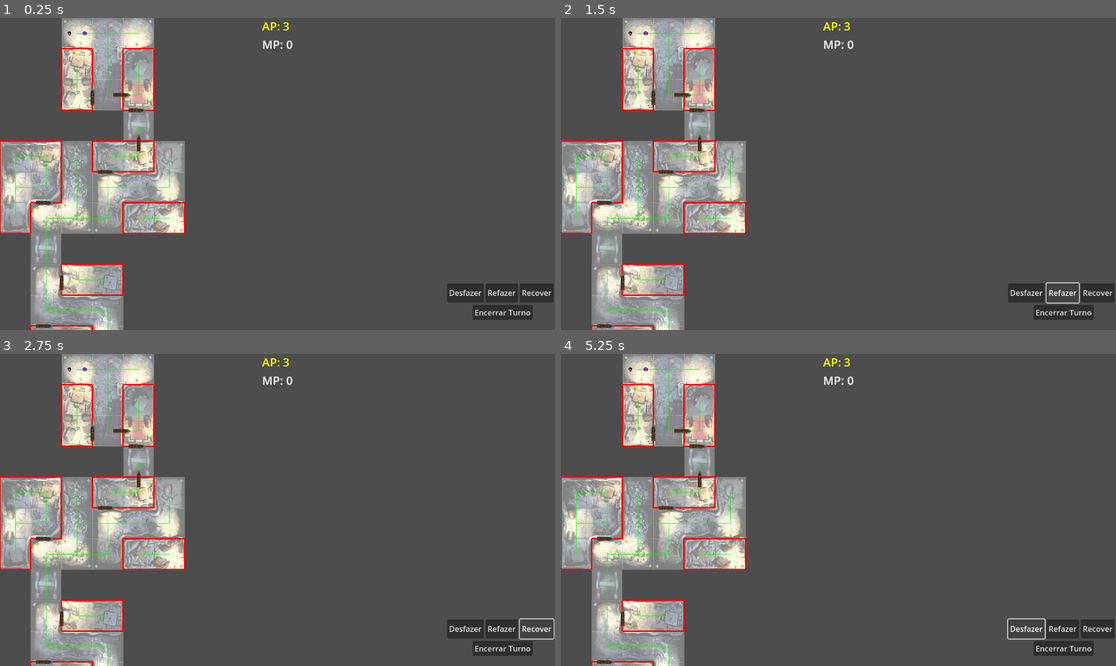
Above: before the commit, frames 1-4 (two rows, left to right).
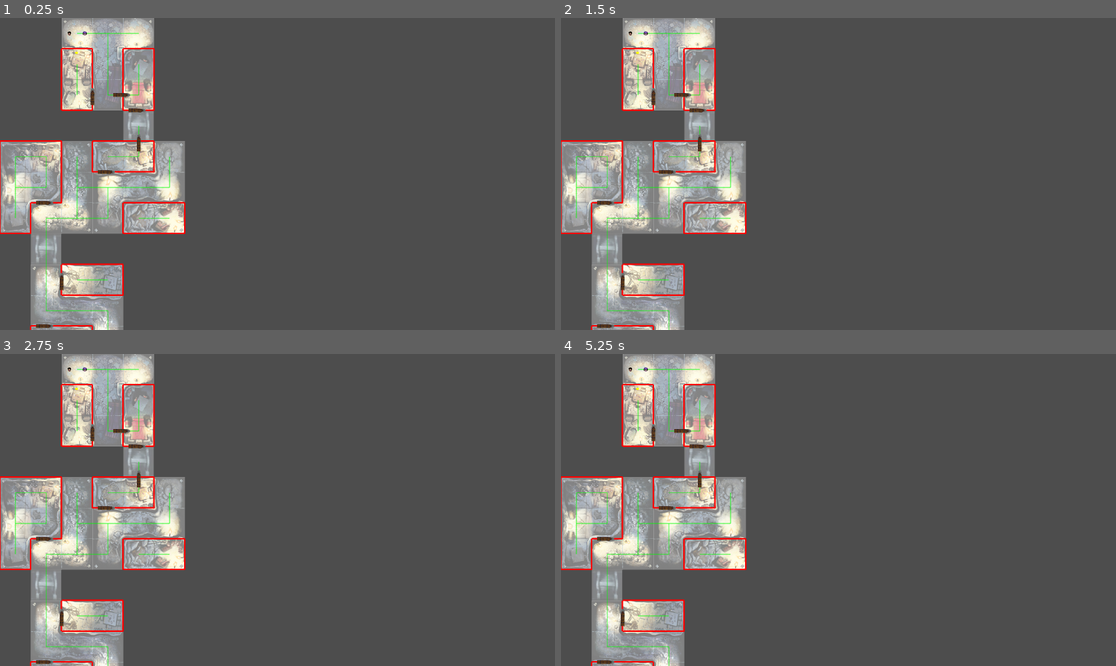
Above: after the commit, the same moments.

Repository: TiamatCod3/tile-grid-map-game---2025
Game: Godot game, scene res://Core/Grid/GameBoard.tscn
Two runs of this game, one before a commit and one after it. Both use one fixed random seed, a clock stepped at 60 frames per second and the inputs below. The engine's default icon, where the game draws it, is replaced by a stand-in: a white triangle on a blue panel in a dark square.
Inputs (mouse positions are in pixels of both pictures, inside the frame that each line leads up to):
- Up to frame 1 (0.25 s): no input
- Up to frame 2 (1.5 s): click (1027, 292) at 0.5 s, where only the run before the commit has a clickable "Desfazer"; click (1060, 292) at 1.25 s, where only the run before the commit has a clickable "Refazer"
- Up to frame 3 (2.75 s): click (538, 628) at 2 s, where only the run before the commit has a clickable "Recover"
- Up to frame 4 (5.25 s): click (1027, 628) at 2.75 s, where only the run before the commit has a clickable "Desfazer"; click (1060, 628) at 3.5 s, where only the run before the commit has a clickable "Refazer"; click (1099, 628) at 4.25 s, where only the run before the commit has a clickable "Recover"; click (1027, 628) at 5 s, where only the run before the commit has a clickable "Desfazer"

The runs differ from the first frame. In frame 1, 1.6% of the frame differs, in the area x 47-100%, y 1-97%; in frame 2, 1.4%; in frame 3, 1.4%; in frame 4, 1.4%.

Commit message:
Com camera

Diff:
--- a/Core/Grid/GameBoard.tscn
+++ b/Core/Grid/GameBoard.tscn
@@ -6,7 +6,6 @@
 [ext_resource type="Texture2D" uid="uid://b3vtbmny7x52c" path="res://Assets/darkbringer.png" id="3_w6xus"]
 [ext_resource type="Texture2D" uid="uid://c32dab0y5latf" path="res://Assets/lightbringer.png" id="4_q2ad6"]
 [ext_resource type="Texture2D" uid="uid://i6huor6qo1dk" path="res://Assets/lightdarkbringer.png" id="5_f0v52"]
-[ext_resource type="PackedScene" uid="uid://bdp5sbarxxkfq" path="res://UI/HUD/HUD.tscn" id="6_ih8t5"]
 [ext_resource type="Resource" uid="uid://bcv6lo6buru80" path="res://Core/Data/Mission/first.tres" id="7_52jao"]
 
 [sub_resource type="TileSetAtlasSource" id="TileSetAtlasSource_hc8ni"]
@@ -74,5 +73,3 @@
 script = ExtResource("1_wjhe5")
 current_mission = ExtResource("7_52jao")
 debug_mode = true
-
-[node name="Hud" parent="." instance=ExtResource("6_ih8t5")]
--- /dev/null
+++ b/UI/Controllers/camera_controller.gd
@@ -0,0 +1,104 @@
+class_name CameraController
+extends Camera2D
+
+# --- CONFIGURAÇÕES EXPORTADAS ---
+@export_group("Movimento")
+@export var move_speed: float = 600.0  # Velocidade ao usar WASD
+@export var allow_wasd: bool = true    # Se permite o jogador mover livremente
+
+@export_group("Zoom")
+@export var min_zoom: float = 0.5
+@export var max_zoom: float = 4.0
+@export var zoom_speed: float = 0.1    # Quanto muda por rolagem do mouse
+@export var zoom_smooth: float = 10.0  # Suavidade da transição de zoom
+
+# --- ESTADO INTERNO ---
+var target_zoom: Vector2 = Vector2.ONE * 3
+var follow_target: Node2D = null
+var is_following: bool = false
+
+func _ready() -> void:
+	make_current() # Garante que esta é a câmera ativa do jogo
+	target_zoom = zoom * 3 # Começa com o zoom que estiver na cena
+
+	# Habilita o smoothing nativo do Godot para movimento suave
+	position_smoothing_enabled = true
+	position_smoothing_speed = 5.0
+
+func _process(delta: float) -> void:
+	_handle_input(delta)
+	_apply_zoom(delta)
+	_follow_target_logic()
+
+func _unhandled_input(event: InputEvent) -> void:
+	# Zoom via Scroll do Mouse
+	if event.is_action_pressed("cam_zoom_in"):
+		_change_zoom(zoom_speed)
+	elif event.is_action_pressed("cam_zoom_out"):
+		_change_zoom(-zoom_speed)
+
+	# Barra de Espaço: Volta a focar no herói ativo
+	if event.is_action_pressed("cam_focus"):
+		focus_on_active_unit()
+
+# --- LÓGICA DE INPUT (WASD) ---
+func _handle_input(delta: float) -> void:
+	if not allow_wasd: return
+
+	# Pega o vetor de movimento (Ex: W+D = diagonal)
+	var direction = Input.get_vector("cam_move_left", "cam_move_right", "cam_move_up", "cam_move_down")
+
+	if direction != Vector2.ZERO:
+		# Se o jogador apertou tecla de mover, paramos de seguir o boneco
+		is_following = false
+		follow_target = null
+
+		# Movemos a câmera. Multiplicamos por (1.0 / zoom.x) para que a velocidade
+		# pareça constante independente se estamos perto ou longe do chão.
+		position += direction * move_speed * (1.0 / zoom.x) * delta
+
+# --- LÓGICA DE SEGUIR ALVO ---
+func _follow_target_logic():
+	if is_following and is_instance_valid(follow_target):
+		# Apenas atualizamos a posição para o alvo.
+		# O 'Position Smoothing' do Camera2D fará a suavização visual.
+		position = follow_target.position
+
+# --- LÓGICA DE ZOOM ---
+func _change_zoom(amount: float):
+	target_zoom += Vector2(amount, amount)
+	# Limita o zoom para não inverter ou ficar muito longe
+	target_zoom.x = clamp(target_zoom.x, min_zoom, max_zoom)
+	target_zoom.y = clamp(target_zoom.y, min_zoom, max_zoom)
+
+func _apply_zoom(delta: float):
+	# Interpolação suave (Lerp) para o zoom não "pular"
+	zoom = zoom.lerp(target_zoom, zoom_smooth * delta)
+
+# --- FUNÇÕES PÚBLICAS (CHAMADAS PELO MAIN) ---
+
+# 1. Configuração Inicial: Centraliza no Mapa e calcula Zoom ideal
+func setup_camera_on_grid(center_pos: Vector2, tile_size: int):
+	# Posiciona no centro do mapa
+	position = center_pos
+
+	# Calcula o Zoom para ver uma área de 3x3 tiles + margem (aprox 3.5 tiles)
+	# Isso garante que em qualquer resolução, o jogador veja a área relevante
+	var viewport_width = get_viewport_rect().size.x
+	var visible_width_pixels = tile_size * 4.5 # Ajuste este valor: maior = vê mais mapa
+
+	var calculated_zoom = viewport_width / visible_width_pixels
+
+	# Aplica imediatamente
+	target_zoom = Vector2(calculated_zoom, calculated_zoom)
+	zoom = target_zoom
+
+	print("🎥 Câmera: Ajustada para centro %s com zoom %.2f" % [center_pos, calculated_zoom])
+
+# 2. Foca no Herói Ativo (Chamado pelo 'Espaço' ou início de turno)
+func focus_on_active_unit():
+	var unit = TurnManager.active_unit
+	if unit:
+		follow_target = unit
+		is_following = true
+		print("🎥 Câmera: Seguindo %s" % unit.name)
--- /dev/null
+++ b/UI/Controllers/camera_controller.tscn
@@ -0,0 +1,6 @@
+[gd_scene load_steps=2 format=3 uid="uid://bxwk8d7bhi88d"]
+
+[ext_resource type="Script" uid="uid://b76as22dwt6q8" path="res://UI/Controllers/camera_controller.gd" id="1_c4m62"]
+
+[node name="CameraController" type="Camera2D"]
+script = ExtResource("1_c4m62")
--- /dev/null
+++ b/main.gd
@@ -0,0 +1,27 @@
+extends Node2D
+@onready var game_board: GameBoard = $GameBoard
+@onready var camera: CameraController = $CameraController
+@onready var hud: CanvasLayer = $HUD # (Opcional, se já tiver criado)
+
+func _ready() -> void:
+	pass
+
+
+func _setup_camera_view() -> void:
+	if not camera: return
+
+	# Pega o tamanho do mapa diretamente do GameBoard
+	var map_rect = game_board.get_used_rect()
+
+	if map_rect.size == Vector2i.ZERO:
+		push_warning("Main: O mapa está vazio! Câmera não ajustada.")
+		return
+
+	# Calcula o centro em pixels (usando função nativa do TileMapLayer)
+	var center_pos = game_board.map_to_local(map_rect.get_center())
+
+	# Pega o tamanho do tile para calcular o zoom ideal
+	var tile_size = game_board.tile_set.tile_size.x
+
+	# Manda a câmera se ajustar
+	camera.setup_camera_on_grid(center_pos, tile_size)
--- /dev/null
+++ b/main.tscn
@@ -0,0 +1,15 @@
+[gd_scene load_steps=5 format=3 uid="uid://l7jbrvl3ra3q"]
+
+[ext_resource type="Script" uid="uid://cnk6knoykp8ws" path="res://main.gd" id="1_1bvp3"]
+[ext_resource type="PackedScene" uid="uid://bdp5sbarxxkfq" path="res://UI/HUD/HUD.tscn" id="1_ig7tw"]
+[ext_resource type="PackedScene" uid="uid://d1m35nbu5bsvd" path="res://Core/Grid/GameBoard.tscn" id="2_0xm2m"]
+[ext_resource type="PackedScene" uid="uid://bxwk8d7bhi88d" path="res://UI/Controllers/camera_controller.tscn" id="3_h2yge"]
+
+[node name="Main" type="Node2D"]
+script = ExtResource("1_1bvp3")
+
+[node name="Hud" parent="." instance=ExtResource("1_ig7tw")]
+
+[node name="GameBoard" parent="." instance=ExtResource("2_0xm2m")]
+
+[node name="CameraController" parent="." instance=ExtResource("3_h2yge")]
--- a/project.godot
+++ b/project.godot
@@ -32,6 +32,45 @@
 "events": [Object(InputEventKey,"resource_local_to_scene":false,"resource_name":"","device":-1,"window_id":0,"alt_press …(194 unchanged characters)…
 ]
 }
+cam_move_up={
+"deadzone": 0.2,
+"events": [Object(InputEventKey,"resource_local_to_scene":false,"resource_name":"","device":-1,"window_id":0,"alt_pressed":false,"shift_pressed":false,"ctrl_pressed":false,"meta_pressed":false,"pressed":false,"keycode":0,"physical_keycode":87,"key_label":0,"unicode":119,"location":0,"echo":false,"script":null)
+, Object(InputEventKey,"resource_local_to_scene":false,"resource_name":"","device":-1,"window_id":0,"alt_pressed":false,"shift_pressed":false,"ctrl_pressed":false,"meta_pressed":false,"pressed":false,"keycode":0,"physical_keycode":4194320,"key_label":0,"unicode":0,"location":0,"echo":false,"script":null)
+]
+}
+cam_move_down={
+"deadzone": 0.2,
+"events": [Object(InputEventKey,"resource_local_to_scene":false,"resource_name":"","device":-1,"window_id":0,"alt_pressed":false,"shift_pressed":false,"ctrl_pressed":false,"meta_pressed":false,"pressed":false,"keycode":0,"physical_keycode":4194322,"key_label":0,"unicode":0,"location":0,"echo":false,"script":null)
+, Object(InputEventKey,"resource_local_to_scene":false,"resource_name":"","device":-1,"window_id":0,"alt_pressed":false,"shift_pressed":false,"ctrl_pressed":false,"meta_pressed":false,"pressed":false,"keycode":0,"physical_keycode":83,"key_label":0,"unicode":115,"location":0,"echo":false,"script":null)
+]
+}
+cam_move_left={
+"deadzone": 0.2,
+"events": [Object(InputEventKey,"resource_local_to_scene":false,"resource_name":"","device":-1,"window_id":0,"alt_pressed":false,"shift_pressed":false,"ctrl_pressed":false,"meta_pressed":false,"pressed":false,"keycode":0,"physical_keycode":4194319,"key_label":0,"unicode":0,"location":0,"echo":false,"script":null)
+, Object(InputEventKey,"resource_local_to_scene":false,"resource_name":"","device":-1,"window_id":0,"alt_pressed":false,"shift_pressed":false,"ctrl_pressed":false,"meta_pressed":false,"pressed":false,"keycode":0,"physical_keycode":65,"key_label":0,"unicode":97,"location":0,"echo":false,"script":null)
+]
+}
+cam_move_right={
+"deadzone": 0.2,
+"events": [Object(InputEventKey,"resource_local_to_scene":false,"resource_name":"","device":-1,"window_id":0,"alt_pressed":false,"shift_pressed":false,"ctrl_pressed":false,"meta_pressed":false,"pressed":false,"keycode":0,"physical_keycode":4194321,"key_label":0,"unicode":0,"location":0,"echo":false,"script":null)
+, Object(InputEventKey,"resource_local_to_scene":false,"resource_name":"","device":-1,"window_id":0,"alt_pressed":false,"shift_pressed":false,"ctrl_pressed":false,"meta_pressed":false,"pressed":false,"keycode":0,"physical_keycode":68,"key_label":0,"unicode":100,"location":0,"echo":false,"script":null)
+]
+}
+cam_zoom_in={
+"deadzone": 0.2,
+"events": [Object(InputEventMouseButton,"resource_local_to_scene":false,"resource_name":"","device":-1,"window_id":0,"alt_pressed":false,"shift_pressed":false,"ctrl_pressed":false,"meta_pressed":false,"button_mask":0,"position":Vector2(0, 0),"global_position":Vector2(0, 0),"factor":1.0,"button_index":4,"canceled":false,"pressed":false,"double_click":false,"script":null)
+]
+}
+cam_zoom_out={
+"deadzone": 0.2,
+"events": [Object(InputEventMouseButton,"resource_local_to_scene":false,"resource_name":"","device":-1,"window_id":0,"alt_pressed":false,"shift_pressed":false,"ctrl_pressed":false,"meta_pressed":false,"button_mask":0,"position":Vector2(0, 0),"global_position":Vector2(0, 0),"factor":1.0,"button_index":5,"canceled":false,"pressed":false,"double_click":false,"script":null)
+]
+}
+cam_focus={
+"deadzone": 0.2,
+"events": [Object(InputEventKey,"resource_local_to_scene":false,"resource_name":"","device":-1,"window_id":0,"alt_pressed":false,"shift_pressed":false,"ctrl_pressed":false,"meta_pressed":false,"pressed":false,"keycode":0,"physical_keycode":32,"key_label":0,"unicode":32,"location":0,"echo":false,"script":null)
+]
+}
 
 [layer_names]
 
Not shown: 1 places in Core/Grid/GameBoard.tscn that only renumber resources
Not shown, added: UI/Controllers/camera_controller.gd.uid
Not shown, added: main.gd.uid
Not shown, removed: Core/Grid/GameBoard.tscn113925465.tmp
Not shown, removed: Core/Grid/GameBoard.tscn137421265.tmp
Not shown, removed: Core/Grid/GameBoard.tscn80077365.tmp
